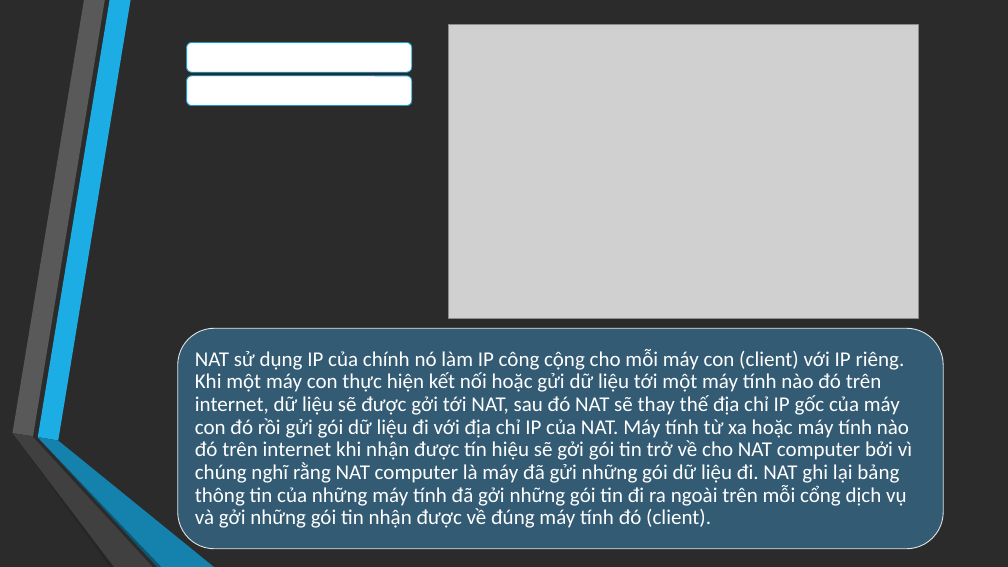
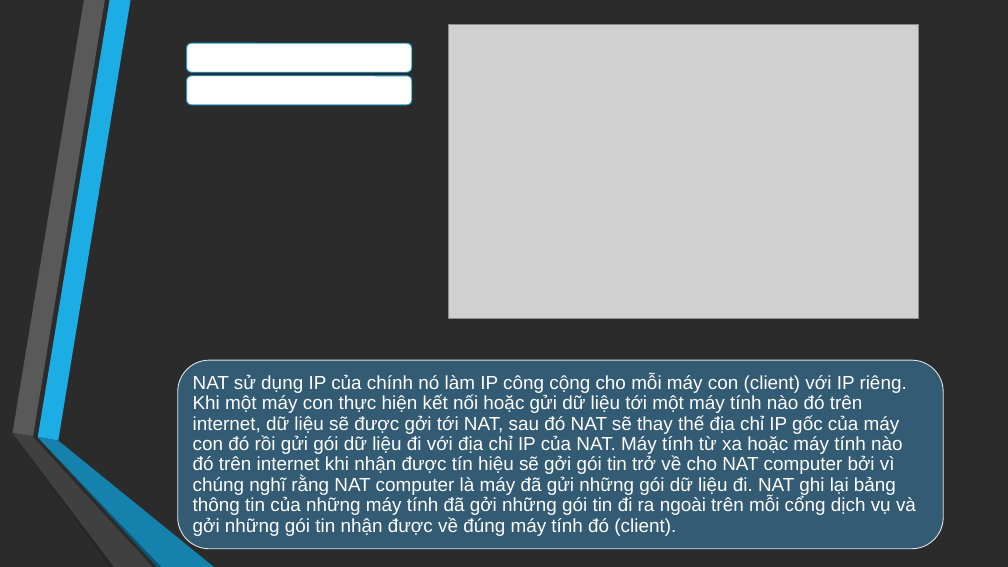
Before and after one commit to ducthangwru/MeReal, a slide deck: slide 8 of report/Slide_DoAnTotNghiep.pptx. Drawn at 1008x567 pixels with LibreOffice and Linux fonts; fonts in the diff are those of the drawing; grey boxes stand for pictures; background and template pictures are left out; a plain dark background stands for a picture behind light text. Boxes give left, top, right and bottom in pixels: in the first picture for what was removed or moved away, otherwise in the second. Text is boxed around its words. In the diff, an @@ line names an element or a change of style, - is before the commit and + after.

```diff
--- a/report/Slide_DoAnTotNghiep.pptx
+++ b/report/Slide_DoAnTotNghiep.pptx
@@ text "2. Kiến thức chung" at (188, 45, 411, 71): font Calibri to Arial @@
@@ text "2.1.2. NAT" at (193, 376, 229, 389): font Calibri to Arial @@
@@ rounded rectangle: place and size @@
-rounded rectangle at (178, 328, 944, 549)
+rounded rectangle at (178, 360, 944, 549)
@@ text "NAT sử dụng IP của ...": place and size @@
-text "NAT sử dụng IP của ..." at (195, 349, 912, 528)
+text "NAT sử dụng IP của ..." at (193, 374, 916, 536)
@@ text "NAT sử dụng IP của ..." at (193, 374, 916, 536): size 20 to 18 pt, font Calibri to Arial @@
```
Also in this commit, not shown: 10 other slides changed, 2 slides added, 1 slide removed.
